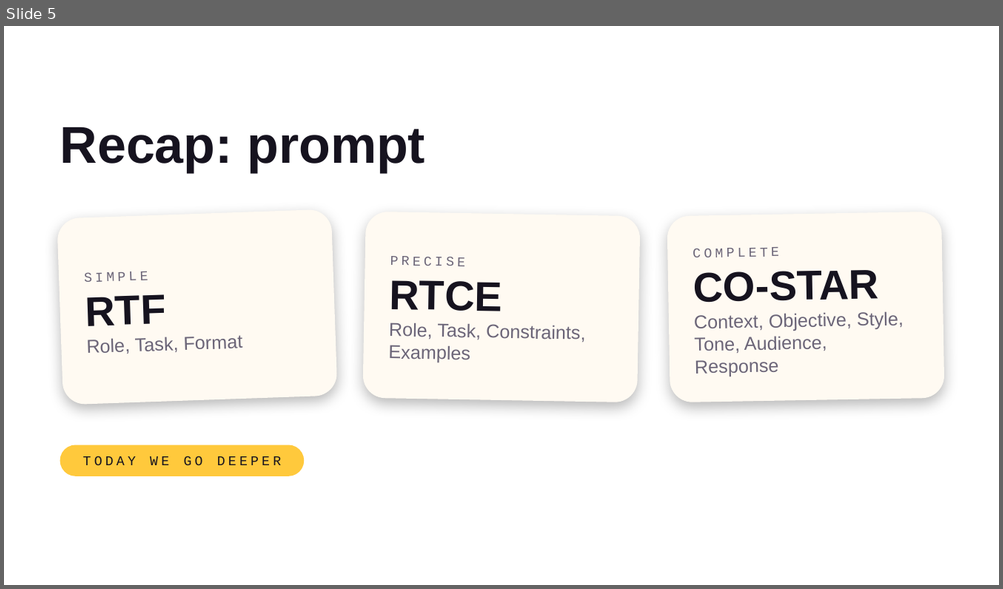
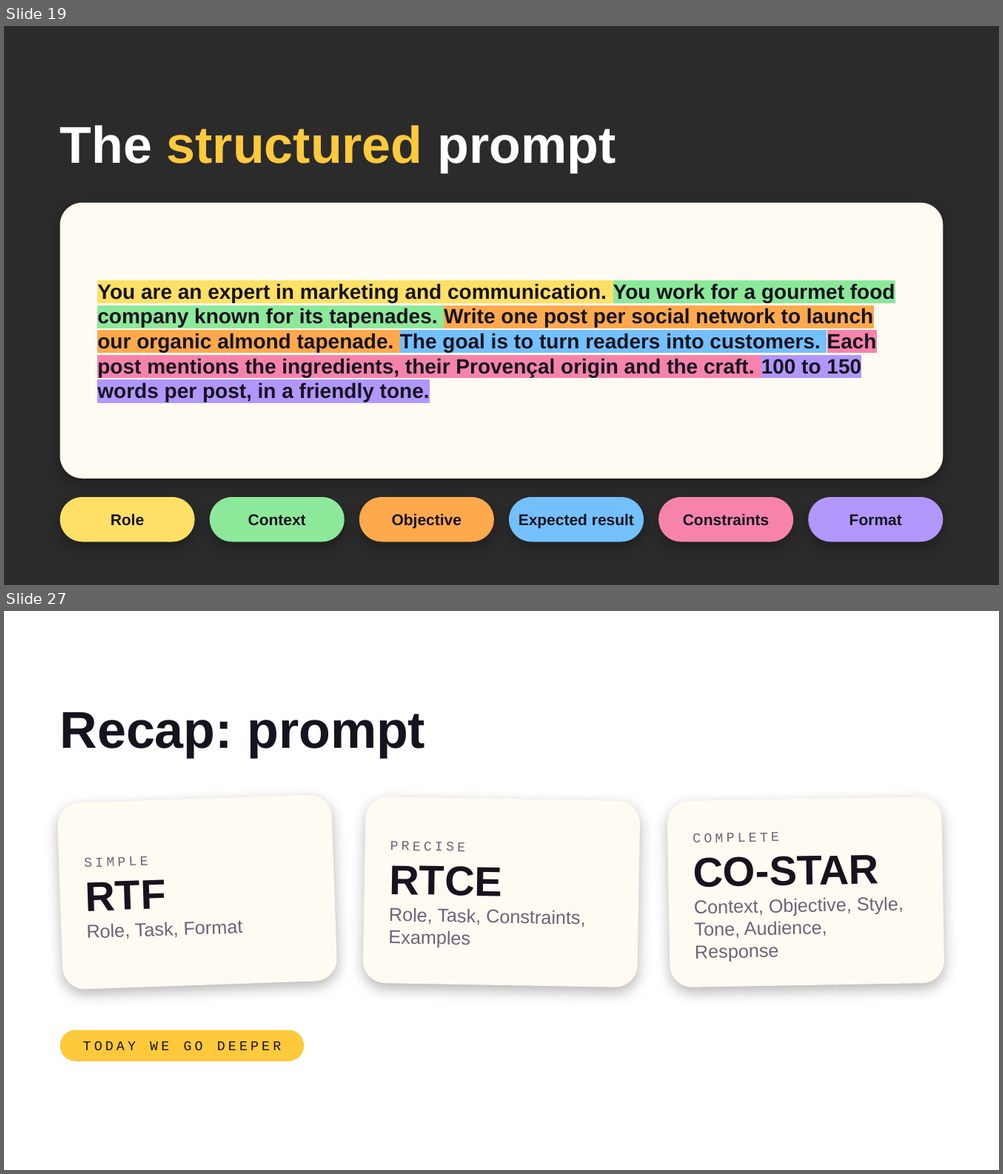
Before and after one commit to ffouladgar-ux/motion-graphics, a slide deck: courses/uca-ai/day2/UCA_AI_Day2.pptx. Shown one above the other, each under a label of ours: slide 5 before the commit, slides 19 and 27 after it; the slides between them are not shown. The pictures are 1003x589 and 1003x1174 pixels, drawn with LibreOffice and Linux fonts; fonts in the diff are those of the drawing; background and template pictures are left out; a plain dark background stands for a picture behind light text. Boxes give left, top, right and bottom in pixels: in the first picture for what was removed or moved away, otherwise in the second. Text is boxed around its words. In the diff, an @@ line names an element or a change of style, - is before the commit and + after.

```diff
--- a/courses/uca-ai/day2/UCA_AI_Day2.pptx
+++ b/courses/uca-ai/day2/UCA_AI_Day2.pptx
@@ slide 19 added at [4, 26, 999, 585], background picture (left out) @@
@@ title added at [60, 125, 615, 173], 50 pt, text #FFC93C, bold @@
+The structured prompt
@@ rounded rectangle added at [60, 203, 942, 479], fill #FFFAF2, 20 pt, text #16131F, bold @@
+You are an expert in marketing and communication. You work for a gourmet food company known for its tapenades. Write one post per social network to launch our organic almond tapenade. The goal is to turn readers into customers. Each post mentions the ingredients, their Provençal origin and the craft. 100 to 150 words per post, in a friendly tone.
@@ rounded rectangle added at [60, 497, 195, 543], fill #FFE066, 15 pt, text #16131F, bold @@
+Role
@@ rounded rectangle added at [210, 497, 345, 543], fill #8CE99A, 15 pt, text #16131F, bold @@
+Context
@@ rounded rectangle added at [359, 497, 494, 543], fill #FFA94D, 15 pt, text #16131F, bold @@
+Objective
@@ rounded rectangle added at [509, 497, 644, 543], fill #74C0FC, 15 pt, text #16131F, bold @@
+Expected result
@@ rounded rectangle added at [658, 497, 794, 543], fill #F783AC, 15 pt, text #16131F, bold @@
+Constraints
@@ rounded rectangle added at [808, 497, 943, 543], fill #B197FC, 15 pt, text #16131F, bold @@
+Format
@@ what was slide 5 is now slide 27 @@
```
Also in this commit, not shown: 9 slides changed, 25 other slides added, 1 slide removed, 7 other files.
